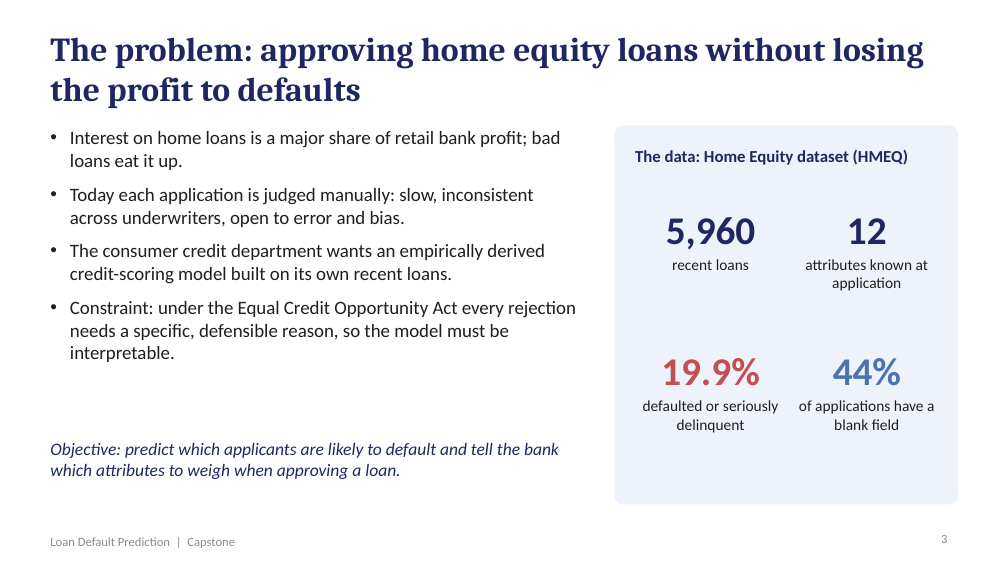
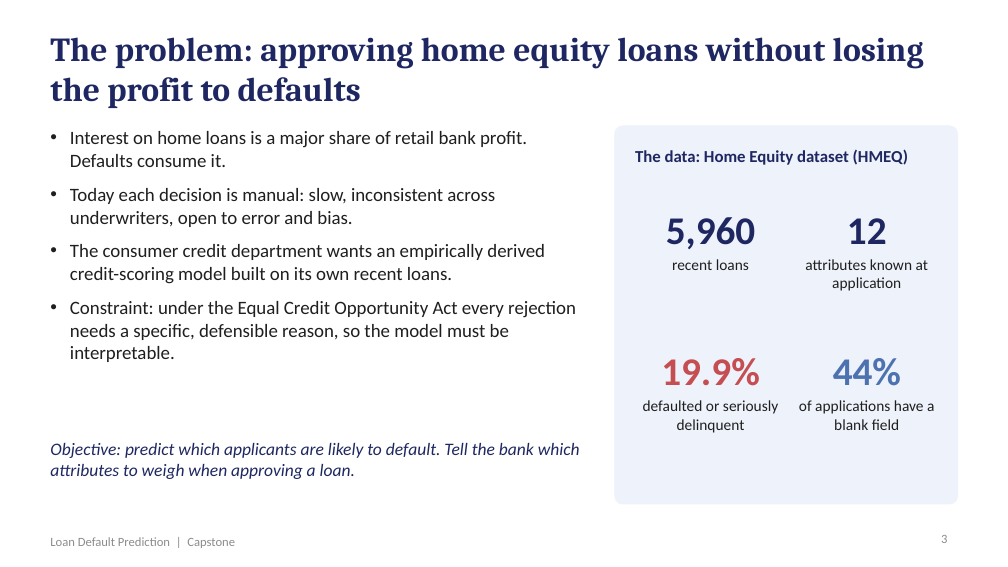
Before and after one commit to shubham1891/Personal-code, a slide deck: slide 3 of presentation/Loan_Default_Prediction_Presentation.pptx. Drawn at 1008x567 pixels with LibreOffice and Linux fonts; fonts in the diff are those of the drawing. Boxes give left, top, right and bottom in pixels: in the first picture for what was removed or moved away, otherwise in the second. Text is boxed around its words. In the diff, an @@ line names an element or a change of style, - is before the commit and + after.

```diff
--- a/presentation/Loan_Default_Prediction_Presentation.pptx
+++ b/presentation/Loan_Default_Prediction_Presentation.pptx
@@ text at [70,131,527,227]: text changed @@
-• Interest on home loans is a major share of retail bank profit; bad loans eat it up.
-• Today each application is judged manually: slow, inconsistent across underwriters, open to error and bias.
+• Interest on home loans is a major share of retail bank profit. Defaults consume it.
+• Today each decision is manual: slow, inconsistent across underwriters, open to error and bias.
@@ text at [50,443,580,479]: text changed @@
-Objective: predict which applicants are likely to default and tell the bank which attributes to weigh when approving a loan.
+Objective: predict which applicants are likely to default. Tell the bank which attributes to weigh when approving a loan.
```
Also in this commit, not shown: 18 other slides changed, 5 other files.
